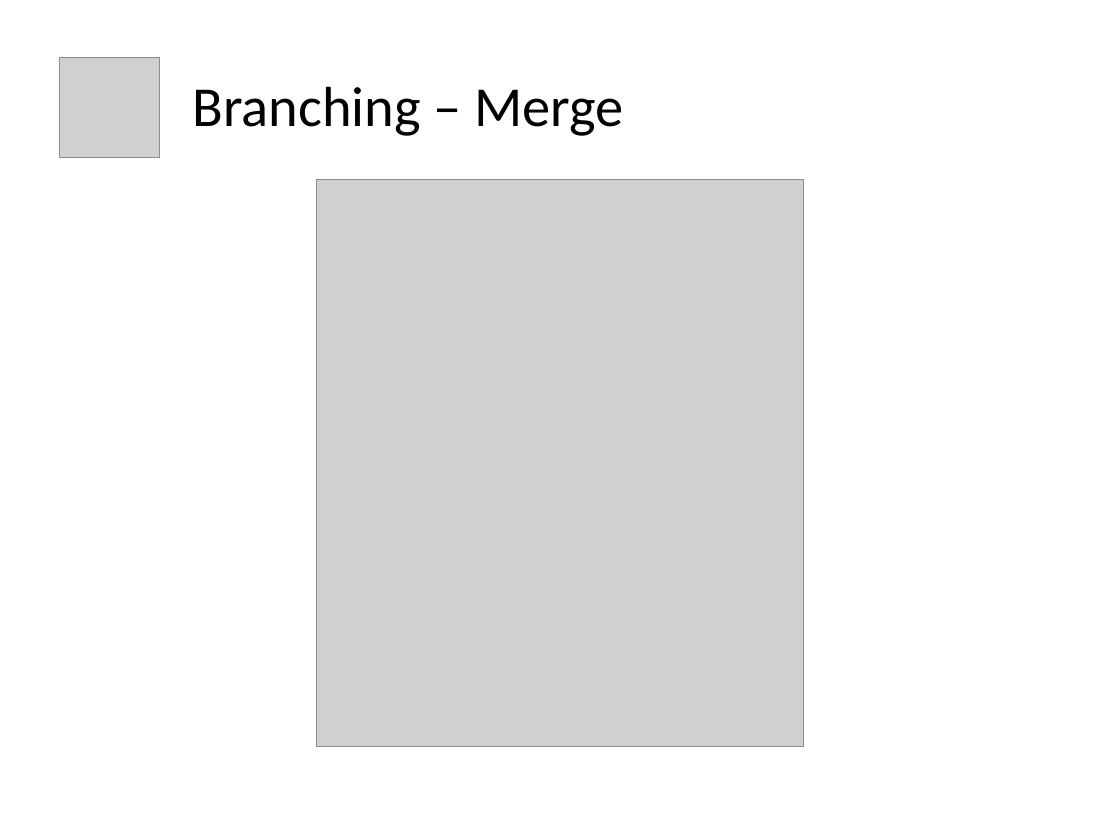
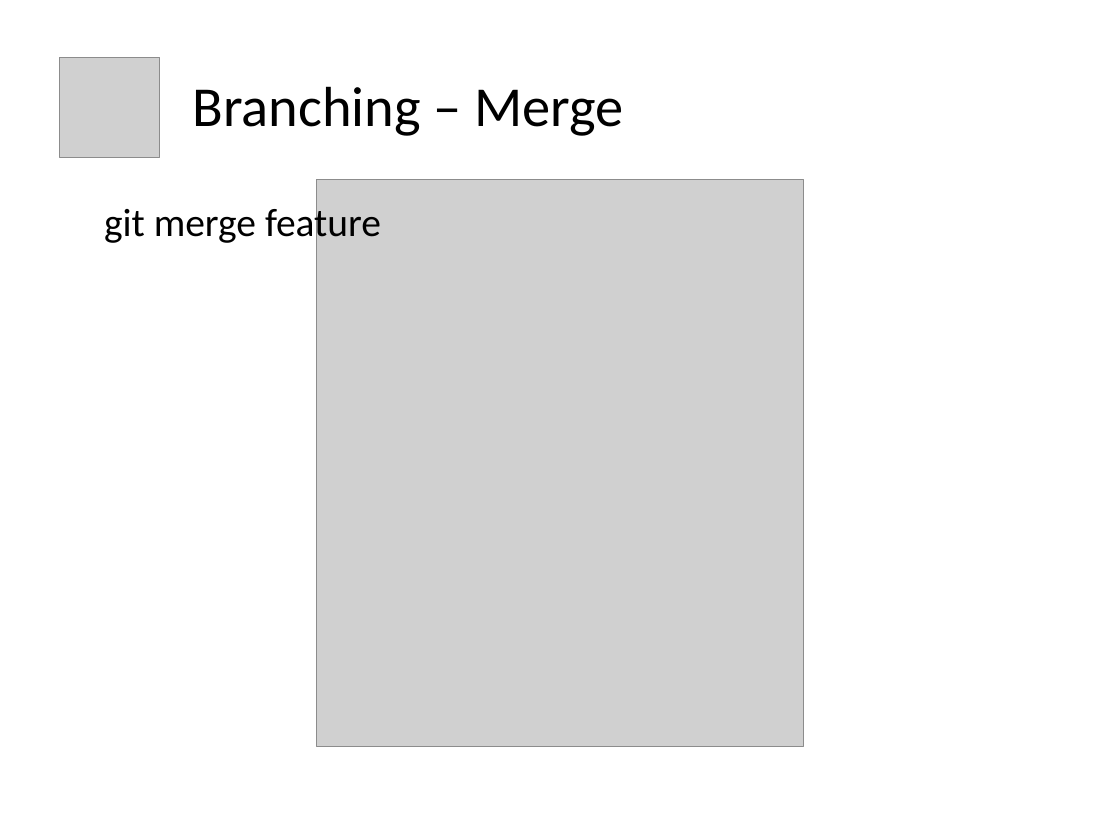
Before and after one commit to ukconet/testrepoB, a slide deck: slide 14 of git.odp (slide 11 before the commit). Drawn at 1120x840 pixels with LibreOffice and Linux fonts; fonts in the diff are those of the drawing; grey boxes stand for pictures. Boxes give left, top, right and bottom in pixels: in the first picture for what was removed or moved away, otherwise in the second. Text is boxed around its words. In the diff, an @@ line names an element or a change of style, - is before the commit and + after.

```diff
--- a/git.odp
+++ b/git.odp
@@ text added at box(104, 202, 381, 245), 28 pt, text #000000 @@
+git merge feature
```
Also in this commit, not shown: 6 other slides changed, 8 slides added, 3 slides removed, 59 other files.
